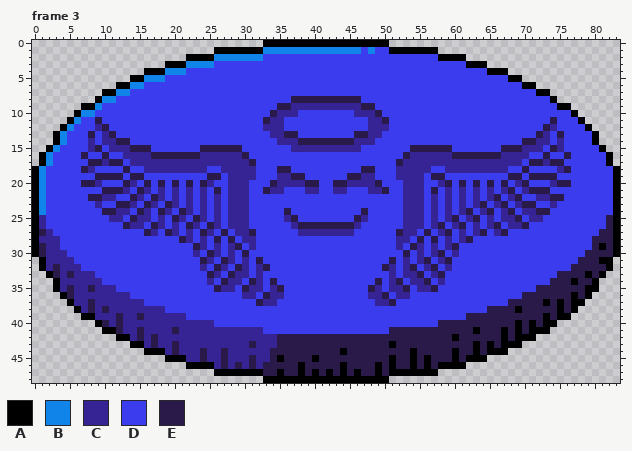
A pixel-art file gets an edit: Succubus/Sprites/Levels.aseprite. The first picture shows the starting point.
84x49 pixels, 3 frames. Shown: frame 3. The commit also changed other frames, which this record leaves out.
Palette (. is transparent): A #000000  B #1184ea  C #362394  D #3c3cef  E #2a1a49
Pixels before, frame 3, first column x 0:
 0 .................................AAAAAAAAAAAAAAAAAA.................................
 1 ..........................AAAAAAABBBBBBBBBBBBBBDBDDAAAAAAA..........................
 2 ......................AAAABBBBBBBDDDDDDDDDDDDDDDDDDDDDDDDDAAAA......................
 3 ...................AAABBBBDDDDDDDDDDDDDDDDDDDDDDDDDDDDDDDDDDDDAAA...................
 4 ................AAABBBDDDDDDDDDDDDDDDDDDDDDDDDDDDDDDDDDDDDDDDDDDDAAA................
 5 ..............AABBBDDDDDDDDDDDDDDDDDDDDDDDDDDDDDDDDDDDDDDDDDDDDDDDDDAA..............
 6 ............AABBDDDDDDDDDDDDDDDDDDDDDDDDDDDDDDDDDDDDDDDDDDDDDDDDDDDDDDAA............
 7 ..........AABBDDDDDDDDDDDDDDDDDDDDDDDDDDDDDDDDDDDDDDDDDDDDDDDDDDDDDDDDDDAA..........
 8 .........ABBDDDDDDDDDDDDDDDDDDDDDDDDDEEEEEEEEEEDDDDDDDDDDDDDDDDDDDDDDDDDDDA.........
 9 .......AABDDDDDDDDDDDDDDDDDDDDDDDDDEECCCCCCCCCCEEDDDDDDDDDDDDDDDDDDDDDDDDDDAA.......
10 ......ABBDDDDDDDDDDDDDDDDDDDDDDDDDECCCDDDDDDDDCCCEDDDDDDDDDDDDDDDDDDDDDDDDDDDA......
11 .....ABDDEDDDDDDDDDDDDDDDDDDDDDDDECCDDDDDDDDDDDDCCEDDDDDDDDDDDDDDDDDDDDDDDEDDDA.....
12 ....ABDDDCEDDDDDDDDDDDDDDDDDDDDDDCCCDDDDDDDDDDDDCCCDDDDDDDDDDDDDDDDDDDDDDECDDDDA....
13 ...ABDDDEDCEDDDDDDDDDDDDDDDDDDDDDDCCEEDDDDDDDDEECCDDDDDDDDDDDDDDDDDDDDDDECDEDDDDA...
14 ...ABDDDCDCCEEDDDDDDDDDDDDDDDDDDDDDCCCEEEEEEEECCCDDDDDDDDDDDDDDDDDDDDDEECCDCDDDDA...
15 ..ABDDDDCEDCCCEEEDDDDDDDEEEEEEDDDDDDDCCCCCCCCCCDDDDDDDEEEEEEDDDDDDDEEECCCDECDDDDDA..
16 .ABDDDDEDDEDDCCCCEEEEEEECCCCCCEDDDDDDDDDDDDDDDDDDDDDDECCCCCCEEEEEEECCCCDDEDDEDDDDDA.
17 .ABDDDDDEECEEDCCCCCCCCCCCCCCCCCEDDDDDDDDDDDDDDDDDDDDECCCCCCCCCCCCCCCCCDEECEEDDDDDDA.
18 ABDDDDDECDDDDEDDCCCCCCCCCDDCCCCCDDDEEDDDDDDDDDDEEDDDCCCCCDDCCCCCCCCCDDEDDDDCEDDDDDDA
19 ABDDDDDDDEEEEDEEDDDDDDDDDEEDCCCCDDDCCEEDDDDDDEECCDDDCCCCDEEDDDDDDDDDEEDEEEEDDDDDDDDA
20 ABDDDDDEECDDDECDEDEDEDEDECDDCCCDDDECCCCEEDDEECCCCEDDDCCCDDCEDEDEDEDEDCEDDDCEEDDDDDDA
21 ABDDDDDDDDEEECDECDCDCDCDCDEDCCCDDECCDDDCCDDCCDDDCCEDDCCCDEDCDCDCDCDCEDCEEEDDDDDDDDDA
22 ABDDDDDDEECCDDECDECDCDCDCDCDCCCDDDDDDDDDDDDDDDDDDDDDDCCCDCDCDCDCDCEDCEDDCCEEDDDDDDDA
23 ABDDDDDDDCDDEECDECDECDCDCDCDCCCDDDDDDDDDDDDDDDDDDDDDDCCCDCDCDCDCEDCEDCEEDDCDDDDDDDDA
24 ABDDDDDDDDEECCDECDECDECDCDCDCCCDDDDDEDDDDDDDDDDEDDDDDCCCDCDCDCEDCEDCEDCCEEDDDDDDDDDA
25 ACDDDDDDDDDCCDECCDCDECDECDCDCCCDDDDDCEDDDDDDDDECDDDDDCCCDCDCEDCEDCDCCEDCCDDDDDDDDDEA
26 ACDDDDDDDDDDDECCDECDCDECDECDCCCDDDDDDCEEEEEEEECDDDDDDCCCDCEDCEDCDCEDCCEDDDDDDDDDDDEA
27 AECDDDDDDDDDDDDDECDECDCDECDEDCCEDDDDDDCCCCCCCCDDDDDDECCDEDCEDCDCEDCEDDDDDDDDDDDDDEEA
28 ACCCDDDDDDDDDDDDDDDDDECDCDEDEDCCDDDDDDDDDDDDDDDDDDDDCCDEDEDCDCEDDDDDDDDDDDDDDDDDEEEA
29 AECCDDDDDDDDDDDDDDDDDDDECDCDCEDCDDDDDDDDDDDDDDDDDDDDCDECDCDCEDDDDDDDDDDDDDDDDDDDEAEA
30 AECCCDDDDDDDDDDDDDDDDDDCDECDCDEDDDDDDDDDDDDDDDDDDDDDDEDCDCEDCDDDDDDDDDDDDDDDDDDEEEEA
31 .ACCCCDDDDDDDDDDDDDDDDDDECDECDCDEDDDDDDDDDDDDDDDDDDEDCDCEDCEDDDDDDDDDDDDDDDDDDEEEAA.
32 .ACECCCDDDDDDDDDDDDDDDDDCDECDECDCEDDDDDDDDDDDDDDDDECDCEDCEDCDDDDDDDDDDDDDDDDDEEEEEA.
33 ..AECECCCDDDDDDDDDDDDDDDDECDECCDCDDDDDDDDDDDDDDDDDDCDCCEDCEDDDDDDDDDDDDDDDDEEEEAEA..
34 ...ACCCCCCDDDDDDDDDDDDDDDCDECCDECDEDDDDDDDDDDDDDDEDCEDCCEDCDDDDDDDDDDDDDDDEEEAEEA...
35 ...ACECCECCCDDDDDDDDDDDDDDECCDECCDCEDDDDDDDDDDDDECDCCEDCCEDDDDDDDDDDDDDDEEEEEEEAA...
36 ....AECCCCCCCCDDDDDDDDDDDDDDDDCCDECCDDDDDDDDDDDDCCEDCCDDDDDDDDDDDDDDDDEEEEEEEAEA....
37 .....ACCECCCCCCCDDDDDDDDDDDDDDDDECCDDDDDDDDDDDDDDCCEDDDDDDDDDDDDDDDDEEEEEAEAEAA.....
38 ......ACECECCCCCCCCDDDDDDDDDDDDDDDDDDDDDDDDDDDDDDDDDDDDDDDDDDDDDDEEEEAEEEEEAEA......
39 .......AACCCECCECCCCCCDDDDDDDDDDDDDDDDDDDDDDDDDDDDDDDDDDDDDDDDEEEEEEEEEEEAEAA.......
40 .........AECECCCCCCCCCCCCCDDDDDDDDDDDDDDDDDDDDDDDDDDDDDDDDEEEEEEEEEEEAEAEAA.........
41 ..........AAECCECCCCECCCCCCCCCCCCDDDDDDDDDDDDDDDDDDEEEEEEEEEEEEAEEEAEAEAAA..........
42 ............AACECECCCCCCCCCCCCCCCCCEEEEEEEEEEEEEEEEEEEEEEEEEAEEEEEEAEAAA............
43 ..............AACECCECCCCCCCCCCECCCEEEEEEEEEEEEEEEEAEEEEEEEEEEEAEAEAAA..............
44 ................AAACECCCECCECCCCCCEEEEEEEEEEAEEEEEEEEEAEEEEEAEEAEAAA................
45 ...................AAACCECCECCCECCEAEEEEAEEEEEEEEEEAEEAEAEEEAEAAA...................
46 ......................AAAACECECECEEEEEAEEEEEAEEEEAEAEEAEAEAAAA......................
47 ..........................AAAAAAAEEAEEAEAEAEAEAEEAEAAAAAAA..........................
48 .................................AAAAAAAAAAAAAAAAAA.................................
The same view after the edit:
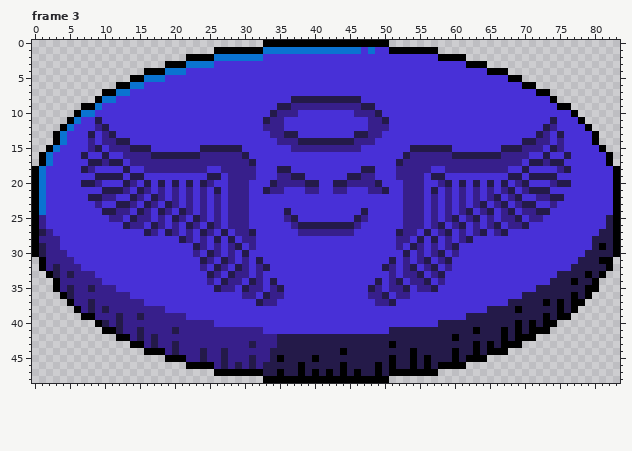
What changed:
Colour B changes from #1184ea to #0a73d1.
Colour C changes from #362394 to #371f8b.
Colour D changes from #3c3cef to #4830d7.
Colour E changes from #2a1a49 to #241a49.
Boxes around the changes in both pictures, in picture pixels (x1, y1, x2, y2):
changed: (39, 47, 613, 376)
